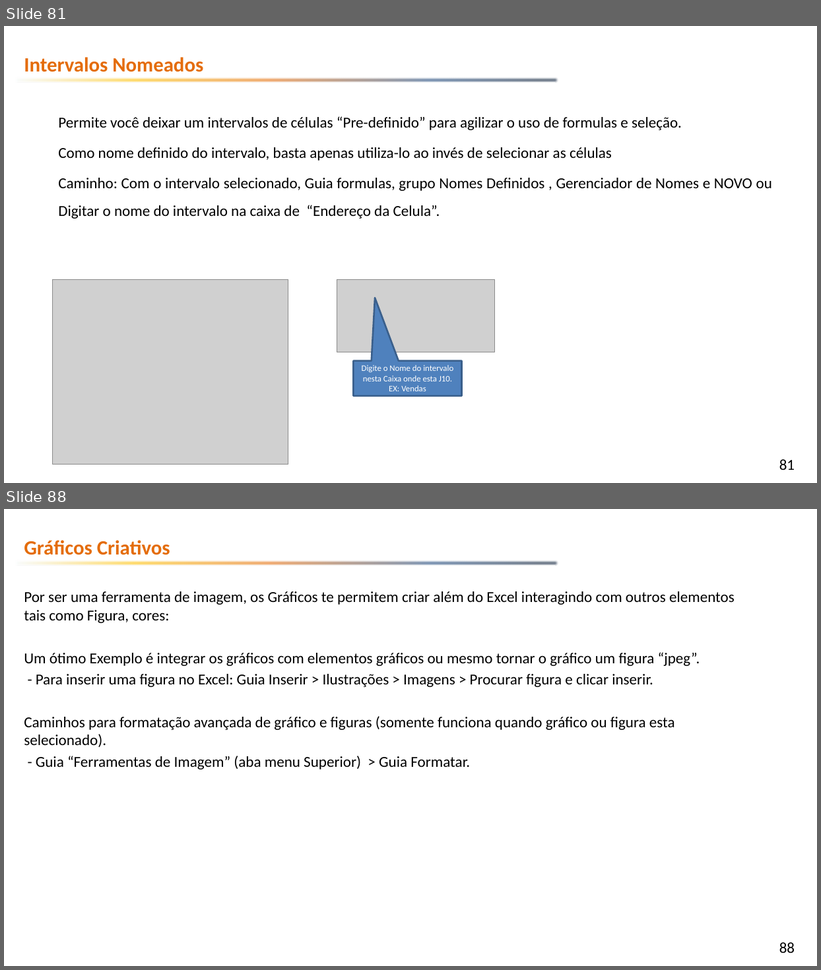
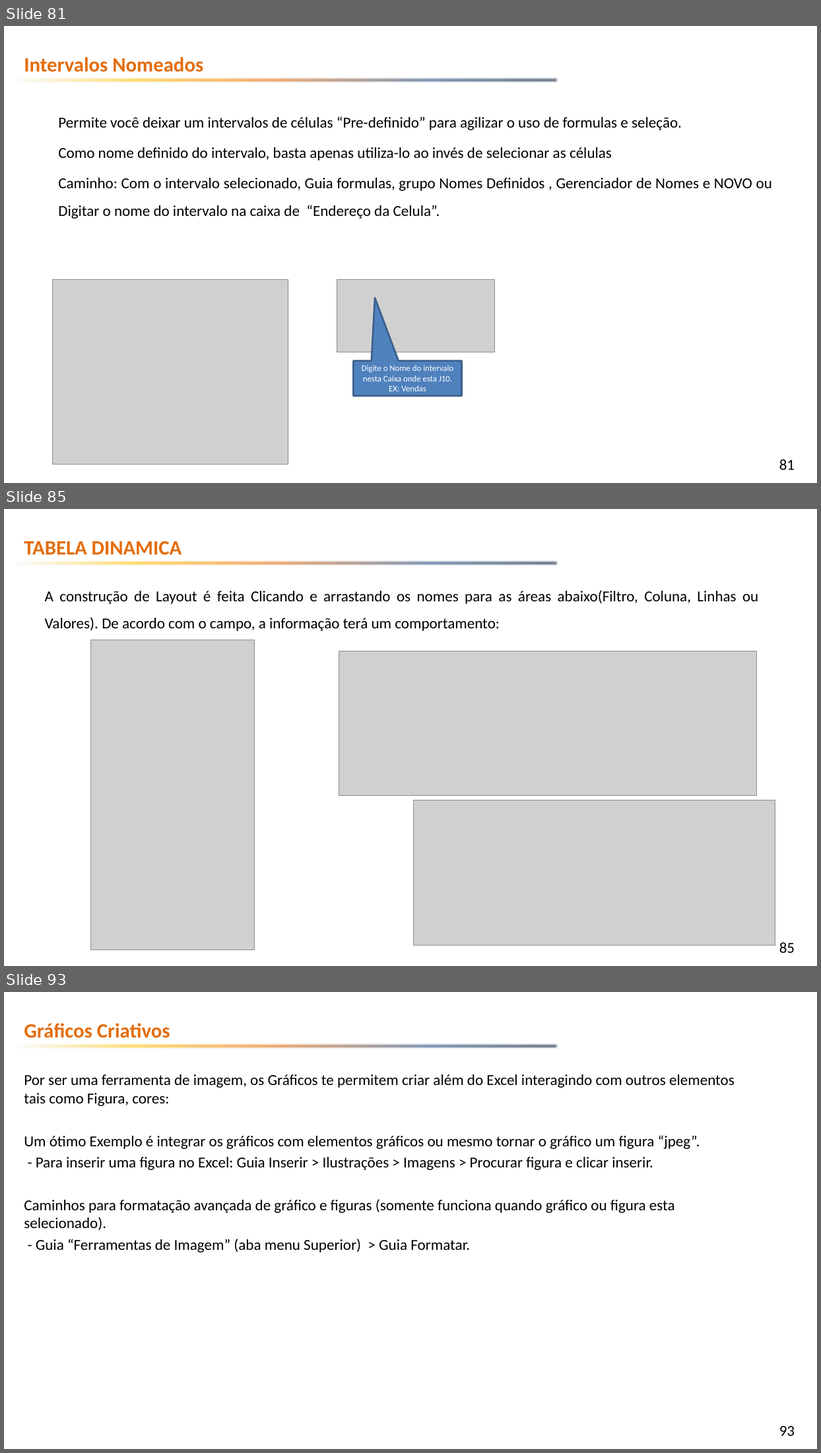
Before and after one commit to emerson-fenrir/Excel_Basico, a slide deck: Professor/Aula3.pptx. Shown one above the other, each under a label of ours: slides 81 and 88 before the commit, slides 81, 85 and 93 after it; the slides between them are not shown. The pictures are 821x970 and 821x1453 pixels, drawn with LibreOffice and Linux fonts; fonts in the diff are those of the drawing; grey boxes stand for pictures; background and template pictures are left out. Boxes give left, top, right and bottom in pixels: in the first picture for what was removed or moved away, otherwise in the second. Text is boxed around its words. In the diff, an @@ line names an element or a change of style, - is before the commit and + after.

```diff
--- a/Professor/Aula3.pptx
+++ b/Professor/Aula3.pptx
@@ slide 85 added at (x1=4, y1=509, x2=817, y2=966), background picture (left out); not listed: 2 template elements that a slide beside it also shows @@
@@ text added at (x1=24, y1=541, x2=182, y2=555), 24 pt, text #E46C0A, bold @@
+TABELA DINAMICA
@@ text added at (x1=45, y1=590, x2=758, y2=631), 18 pt, text #000000 @@
+A construção de Layout é feita Clicando e arrastando os nomes para as áreas abaixo(Filtro, Coluna, Linhas ou Valores). De acordo com o campo, a informação terá um comportamento:
@@ picture added at (x1=91, y1=640, x2=255, y2=951) @@
@@ picture added at (x1=339, y1=651, x2=757, y2=796) @@
@@ picture added at (x1=414, y1=800, x2=776, y2=945) @@
@@ what was slide 88 is now slide 93 @@
@@ page number at (x1=780, y1=1426, x2=795, y2=1436): text changed @@
-88
+93
```
Also in this commit, not shown: 3 slides changed, 4 other slides added, 3 other files.
